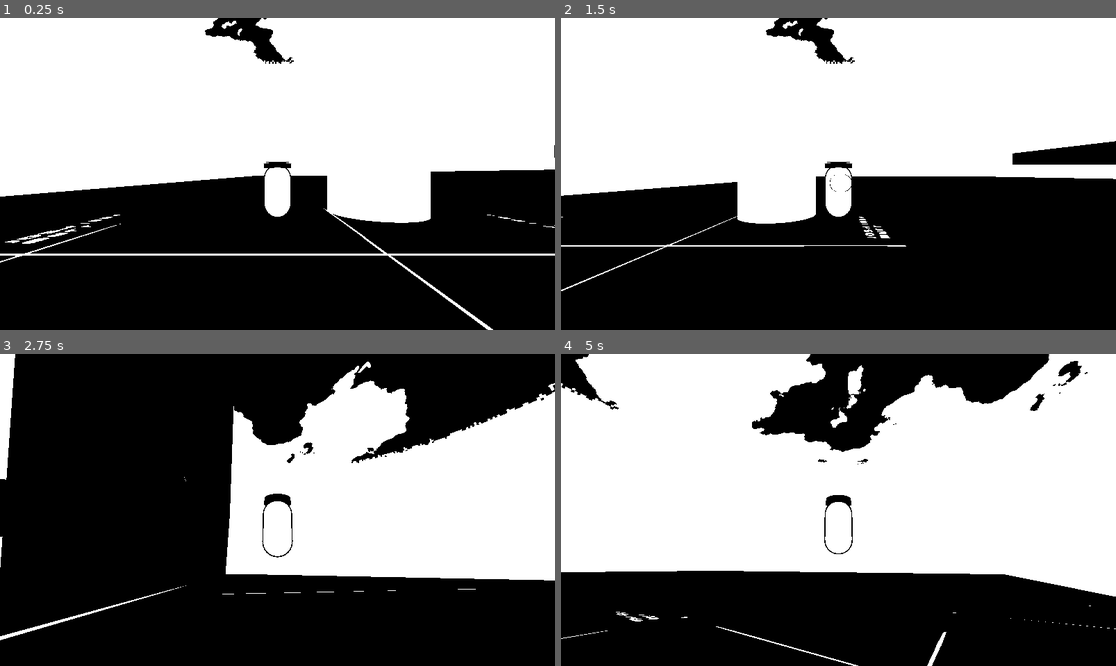
Above: before the commit, frames 1-4 (two rows, left to right).
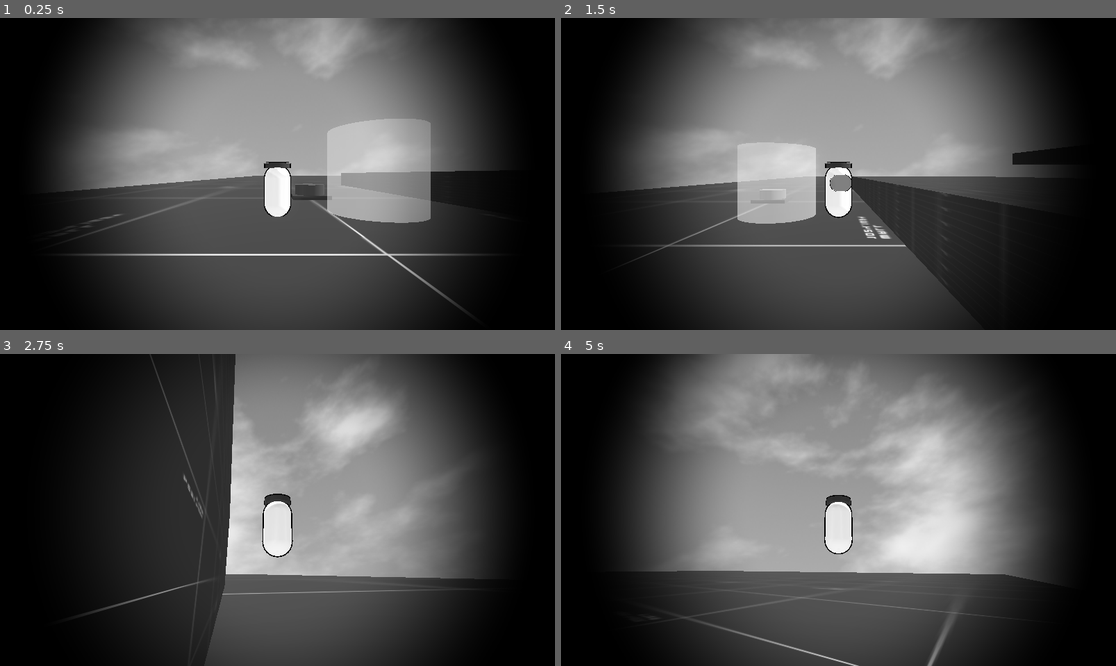
Above: after the commit, the same moments.

Repository: GamedevSuicraft/Laboratorio-de-Sistemas-de-Godot
Game: Godot game, scene res://tests/3d test/3d test scene.tscn
The game is run twice, just before and just after one commit, with the same random seed, the same clock (stepped at 60 frames per second) and the same inputs.
Inputs (mouse positions are in pixels of both pictures, inside the frame that each line leads up to):
- Up to frame 1 (0.25 s): no input
- Up to frame 2 (1.5 s): tap Enter (ui_accept) at 0.5, 0.77 s; move the mouse to (960, 158) at 0.52 s; hold Right (ui_right) 0.53-1.28 s; hold E (interact) 0.53-1.28 s; move the mouse to (727, 189) at 1.27 s; hold Down (ui_down) from 1.28 s (still down); click (727, 189) at 1.35 s
- Up to frame 3 (2.75 s): tap Enter (ui_accept) at 1.52 s; move the mouse to (288, 503) at 2.02 s; release Down (ui_down) at 2.03 s; hold Up (ui_up) from 2.03 s (still down); hold Shift from 2.03 s (still down)
- Up to frame 4 (5 s): keep holding Up (ui_up); move the mouse to (832, 516) at 2.77 s; release Shift at 2.78 s; tap E (interact) at 2.85 s; tap Enter (ui_accept) at 3.02, 3.77, 4.52 s; move the mouse to (877, 513) at 3.52 s; press the mouse at (877, 513) at 3.53 s; move the mouse to (794, 506) at 4.27 s; release the mouse at (794, 506) at 4.28 s; tap Shift at 4.35 s

The runs differ from the first frame. In frame 1, 82% of the frame differs, in the area x 0-100%, y 0-100%; in frame 2, 80%; in frame 3, 68%; in frame 4, 87%.

Commit message:
vignette shader

Diff:
--- /dev/null
+++ b/assets/shaders/post-processing/vignette.gdshader
@@ -0,0 +1,66 @@
+shader_type canvas_item;
+
+// --- SHADER INTERFACE ---
+
+/**
+ * [DO NOT EDIT] Captures the game screen buffer underneath this canvas item layer.
+ */
+uniform sampler2D screen_texture : hint_screen_texture, repeat_disable, filter_nearest;
+
+/**
+ * If enabled, the vignette will be inverted, darkening the center instead of the edges.
+ */
+uniform bool invert_vignette = false;
+
+/**
+ * Controls how far the darkness reaches.
+ * Higher values push the darkness away. Lower values bring it closer.
+ */
+uniform float vignette_radius : hint_range(0.0, 2.0) = 0.8;
+
+/**
+ * Controls the softness of the transition.
+ * Higher values make the blur smoother, lower values create a sharp, hard border.
+ */
+uniform float vignette_softness : hint_range(0.0, 2.0) = 0.5;
+
+/**
+ * Adjusts the shape of the vignette to match widescreen aspect ratios.
+ * 1.77 is ideal for 16:9 screens to keep the vignette perfectly circular.
+ */
+uniform float vignette_aspect_ratio : hint_range(0.5, 3.0) = 1.77;
+
+/**
+ * The color tint applied to the vignette.
+ */
+uniform vec4 vignette_color : source_color = vec4(0.0, 0.0, 0.0, 1.0);
+
+
+// --- MATHEMATICAL PROCESSING ---
+
+void fragment() {
+    // 1. Fetch the original color from the game screen
+    vec4 current_color = texture(screen_texture, SCREEN_UV);
+
+    // 2. Center coordinates: (0.0, 0.0) is now the exact middle of the screen
+    vec2 center_uv = SCREEN_UV - vec2(0.5);
+
+    // 3. Apply aspect ratio correction so it doesn't stretch into an oval
+    center_uv.x *= vignette_aspect_ratio;
+
+    // 4. Calculate the real distance from the center
+    float dist = length(center_uv);
+
+    // 5. Calculate the base vignette factor
+    float vignette_factor = smoothstep(vignette_radius, vignette_radius + vignette_softness, dist);
+
+    // 6. Mathematically invert the factor if the boolean is checked
+    if (invert_vignette) {
+        vignette_factor = 1.0 - vignette_factor;
+    }
+
+    // 7. Blend the game screen with the vignette color
+    vec3 final_rgb = mix(current_color.rgb, vignette_color.rgb, vignette_factor);
+
+    COLOR = vec4(final_rgb, 1.0);
+}
--- a/tests/3d test/3d test scene.tscn
+++ b/tests/3d test/3d test scene.tscn
@@ -7,7 +7,8 @@
 [ext_resource type="PackedScene" uid="uid://cpy2hpdq7bpdf" path="res://tests/3d test/Player3D.tscn" id="3_5k6if"]
 [ext_resource type="Script" uid="uid://os5xrw8s1568" path="res://tests/3d test/node_3d.gd" id="5_khnuh"]
 [ext_resource type="PackedScene" uid="uid://njvrqar7g48e" path="res://tests/3d test/Button.tscn" id="7_5k6if"]
-[ext_resource type="Shader" uid="uid://b5xwlt0yp5cr1" path="res://assets/shaders/grayScreen.gdshader" id="8_2uk5l"]
+[ext_resource type="Shader" uid="uid://b5xwlt0yp5cr1" path="res://assets/shaders/post-processing/grayScreen.gdshader" id="8_2uk5l"]
+[ext_resource type="Shader" uid="uid://blcxd3fiterd" path="res://assets/shaders/post-processing/vignette.gdshader" id="9_hp00h"]
 
 [sub_resource type="ShaderMaterial" id="ShaderMaterial_kkwq4"]
 shader = ExtResource("1_khnuh")
@@ -43,10 +44,18 @@
 height = 4.0
 radius = 2.0
 
-[sub_resource type="ShaderMaterial" id="ShaderMaterial_584mt"]
+[sub_resource type="ShaderMaterial" id="ShaderMaterial_ek6ti"]
 shader = ExtResource("8_2uk5l")
-shader_parameter/select_grayscale_math_algorithm = 3
-shader_parameter/binarization_threshold_cutoff = 0.5730000272175
+shader_parameter/select_grayscale_math_algorithm = 2
+shader_parameter/binarization_threshold_cutoff = 0.5
+
+[sub_resource type="ShaderMaterial" id="ShaderMaterial_j3l4m"]
+shader = ExtResource("9_hp00h")
+shader_parameter/invert_vignette = false
+shader_parameter/vignette_radius = 0.30000001425
+shader_parameter/vignette_softness = 0.60400002869
+shader_parameter/vignette_aspect_ratio = 1.9000000665
+shader_parameter/vignette_color = Color(0, 0, 0, 1)
 
 [node name="3dTestScene" type="Node3D" unique_id=1874949410]
 
@@ -100,8 +109,20 @@
 
 [node name="CanvasLayer" type="CanvasLayer" parent="." unique_id=1954172218]
 
-[node name="ColorRect" type="ColorRect" parent="CanvasLayer" unique_id=1599310113]
-material = SubResource("ShaderMaterial_584mt")
+[node name="ColorRect2" type="ColorRect" parent="CanvasLayer" unique_id=130882804]
+material = SubResource("ShaderMaterial_ek6ti")
+anchors_preset = 15
+anchor_right = 1.0
+anchor_bottom = 1.0
+grow_horizontal = 2
+grow_vertical = 2
+mouse_filter = 2
+
+[node name="BackBufferCopy" type="BackBufferCopy" parent="CanvasLayer" unique_id=1146626867]
+copy_mode = 2
+
+[node name="ColorRect" type="ColorRect" parent="CanvasLayer" unique_id=1082339680]
+material = SubResource("ShaderMaterial_j3l4m")
 anchors_preset = 15
 anchor_right = 1.0
 anchor_bottom = 1.0
Renamed: assets/shaders/grayScreen.gdshader -> assets/shaders/post-processing/grayScreen.gdshader
Renamed: assets/shaders/grayScreen.gdshader.uid -> assets/shaders/post-processing/grayScreen.gdshader.uid
Not shown, added: assets/shaders/post-processing/vignette.gdshader.uid
